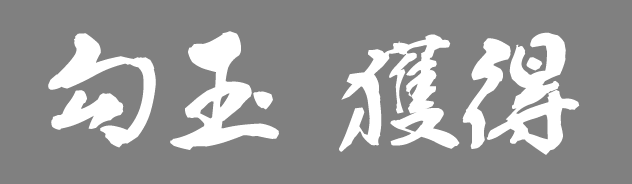
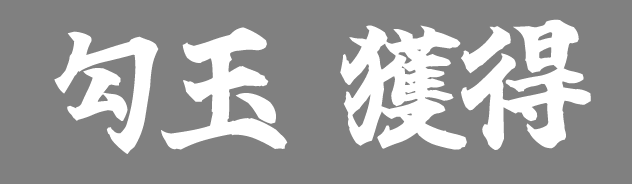
Two versions of the same layered image (632px x 184px). Layer-by-layer changes:
painted on "勾玉 獲得" over [48,19,591,155]
